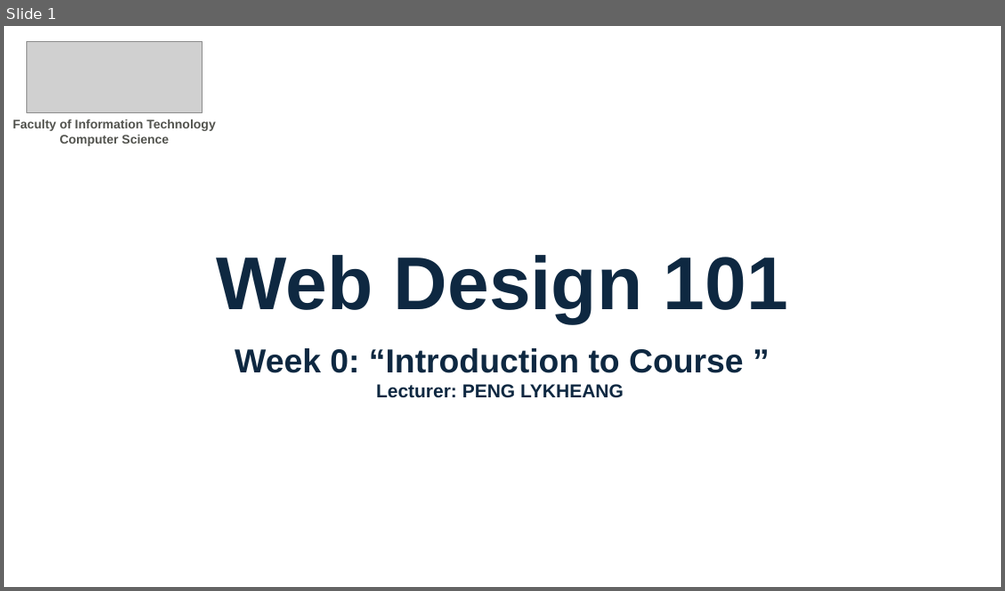
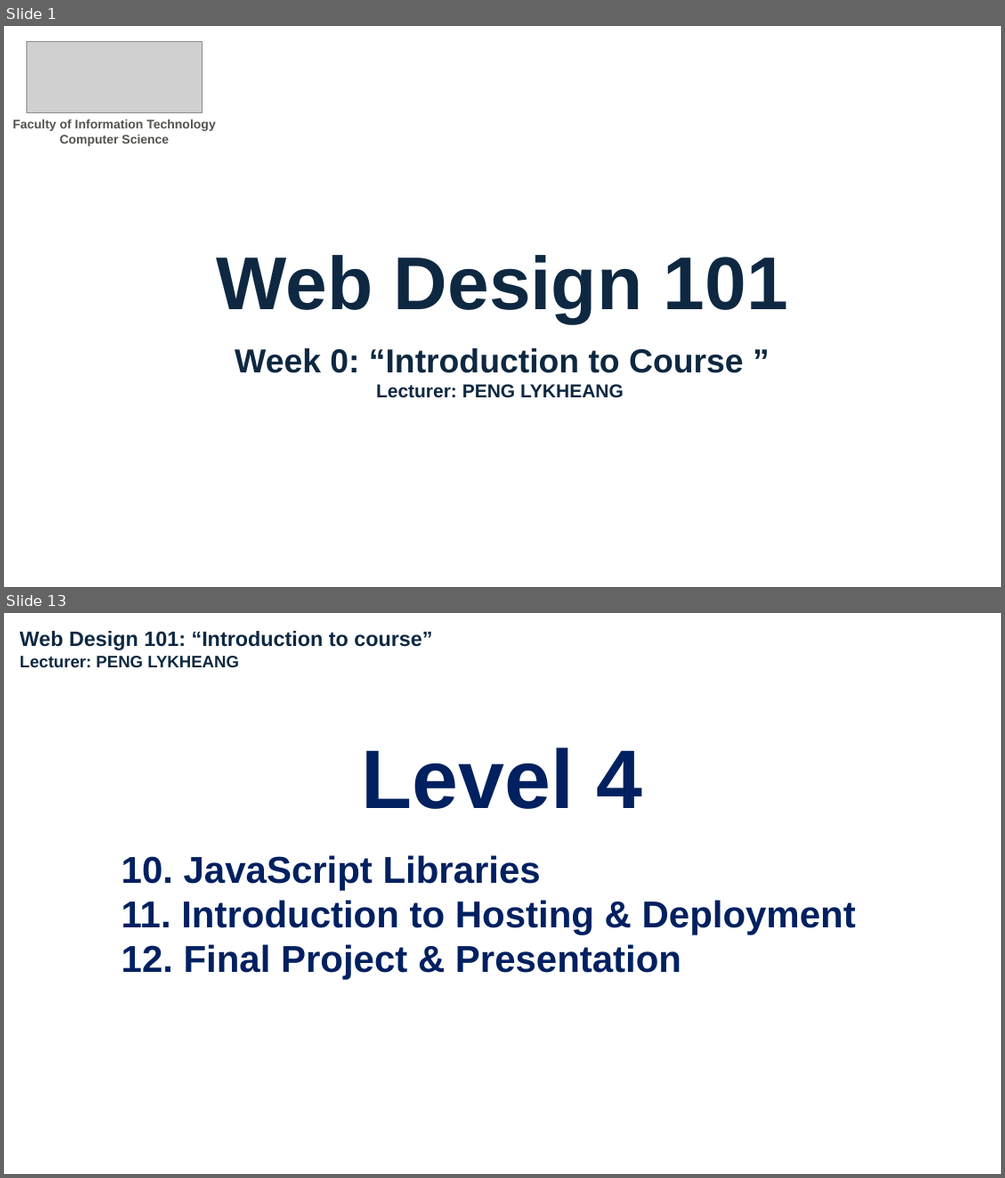
Before and after one commit to LykheangPeng/PBSU_Web_Design_101, a slide deck: Slide/Week 0.pptx. Shown one above the other, each under a label of ours: slide 1 before the commit, slides 1 and 13 after it; the slides between them are not shown. The pictures are 1005x591 and 1005x1178 pixels, drawn with LibreOffice and Linux fonts; fonts in the diff are those of the drawing; grey boxes stand for pictures. Boxes give left, top, right and bottom in pixels: in the first picture for what was removed or moved away, otherwise in the second. Text is boxed around its words. In the diff, an @@ line names an element or a change of style, - is before the commit and + after.

```diff
--- a/Slide/Week 0.pptx
+++ b/Slide/Week 0.pptx
@@ slide 13 added at <box>4,613,1001,1174</box>, background #FFFFFF @@
@@ text added at <box>20,631,432,667</box>, 20 pt, text #0E2841, bold @@
+Web Design 101: “Introduction to course”
+Lecturer: PENG LYKHEANG
@@ text added at <box>362,747,643,809</box>, 80 pt, text #002060, bold @@
+Level 4
@@ text added at <box>121,855,856,980</box>, 36 pt, text #002060, bold @@
+10. JavaScript Libraries
+11. Introduction to Hosting & Deployment
+12. Final Project & Presentation
```
Also in this commit, not shown: 16 other slides added, 1 other file.
